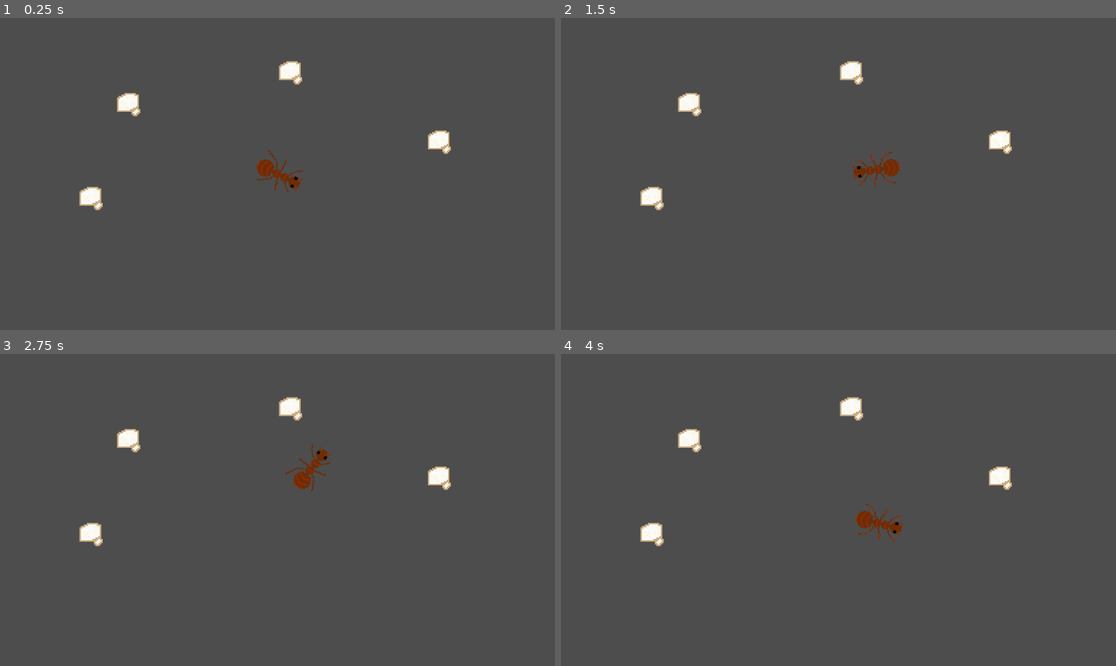
Above: before the commit, frames 1-4 (two rows, left to right).
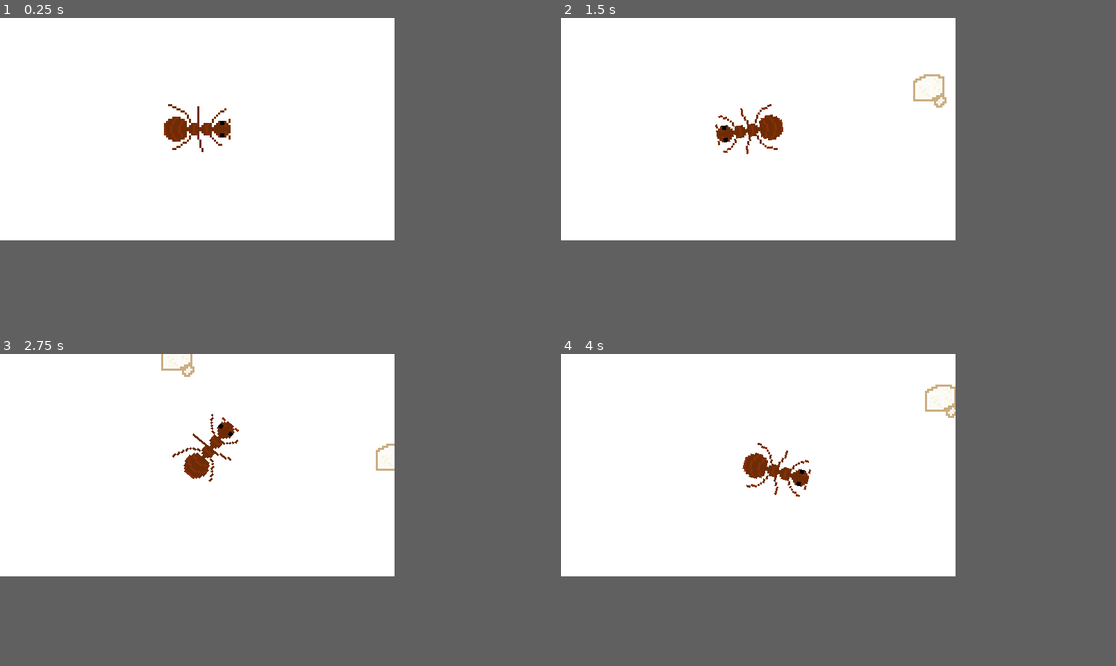
Above: after the commit, the same moments.

Repository: emilijaMarija/ants
Game: Godot game, scene res://game_scene.tscn
The game is run twice, just before and just after one commit, with the same random seed, the same clock (stepped at 60 frames per second) and the same inputs.
Inputs (mouse positions are in pixels of both pictures, inside the frame that each line leads up to):
- Up to frame 1 (0.25 s): no input
- Up to frame 2 (1.5 s): move the mouse to (960, 158) at 0.52 s; move the mouse to (727, 189) at 1.27 s
- Up to frame 3 (2.75 s): move the mouse to (333, 441) at 2.02 s
- Up to frame 4 (4 s): move the mouse to (810, 572) at 2.77 s; move the mouse to (1005, 556) at 3.52 s
In our replay, the window is 799x449 before the commit and 568x320 after it. These sizes can differ from the game's own. Grey fills any space a smaller window leaves; there, only what the larger window draws over its background counts as a difference.

The runs differ from the first frame. In frame 1, 51% of the frame differs, in the area x 0-82%, y 0-72%; in frame 2, 51%; in frame 3, 51%; in frame 4, 51%.

Commit message:
Zoom out and folow ants

Diff:
--- a/ant/ant.tscn
+++ b/ant/ant.tscn
@@ -9,7 +9,7 @@
 
 [sub_resource type="RectangleShape2D" id="RectangleShape2D_t6tgk"]
 custom_solver_bias = 0.01
-size = Vector2(22.45, 32.25)
+size = Vector2(12, 32.25)
 
 [sub_resource type="SpriteFrames" id="SpriteFrames_kk5iw"]
 animations = [{
--- a/game_scene.gd
+++ b/game_scene.gd
@@ -4,6 +4,7 @@
 @export var ant_scene: PackedScene
 
 @onready var _ants_parent = $Ants
+@onready var _cam = $Camera2D
 
 func _ready() -> void:
 	for sugar in get_tree().get_nodes_in_group("sugars"):
@@ -11,6 +12,7 @@
 
 func _on_sugar_picked_up() -> void:
 	var ant_count = _ants_parent.get_child_count()
+	_cam.zoom *=0.9
 	for i in range(ant_count):
 		var new_ant = ant_scene.instantiate()
 		new_ant.position = _ants_parent.get_child(i).position
@@ -19,4 +21,10 @@
 
 # Called every frame. 'delta' is the elapsed time since the previous frame.
 func _process(delta: float) -> void:
-	pass
+	var avg_pos = Vector2(0, 0)
+	var ant_count = _ants_parent.get_child_count()
+	for i in range(ant_count):
+		avg_pos += _ants_parent.get_child(i).position
+	if ant_count > 0:
+		avg_pos /= ant_count
+	_cam.position = avg_pos
--- a/game_scene.tscn
+++ b/game_scene.tscn
@@ -10,6 +10,7 @@
 
 [node name="Camera2D" type="Camera2D" parent="."]
 zoom = Vector2(3, 3)
+position_smoothing_enabled = true
 
 [node name="Ants" type="Node" parent="."]
 
--- a/project.godot
+++ b/project.godot
@@ -15,8 +15,14 @@
 config/features=PackedStringArray("4.3", "GL Compatibility")
 config/icon="res://icon.svg"
 
+[display]
+
+window/size/viewport_width=568
+window/size/viewport_height=320
+
 [rendering]
 
 textures/canvas_textures/default_texture_filter=0
 renderer/rendering_method="gl_compatibility"
 renderer/rendering_method.mobile="gl_compatibility"
+environment/defaults/default_clear_color=Color(1, 1, 1, 1)
